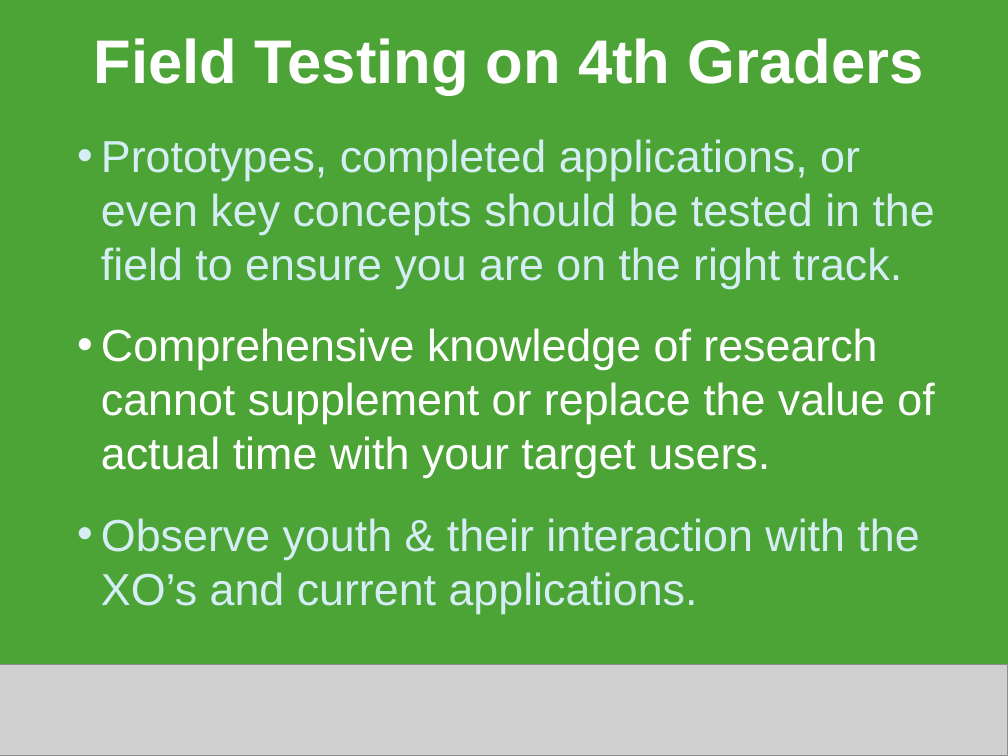
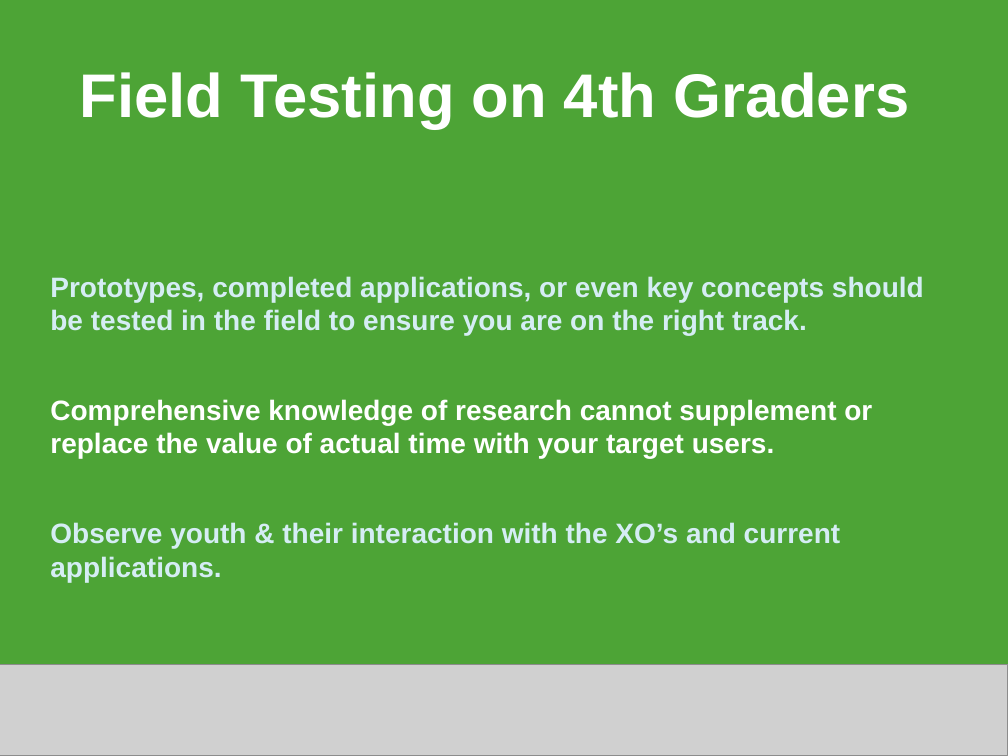
Before and after one commit to decause/hflossk, a slide deck: slide 13 of static/content/OLPCKidsB.ppt. Drawn at 1008x756 pixels with LibreOffice and Linux fonts; fonts in the diff are those of the drawing; grey boxes stand for pictures. Boxes give left, top, right and bottom in pixels: in the first picture for what was removed or moved away, otherwise in the second. Text is boxed around its words. In the diff, an @@ line names an element or a change of style, - is before the commit and + after.

```diff
--- a/static/content/OLPCKidsB.ppt
+++ b/static/content/OLPCKidsB.ppt
@@ title "Field Testing on 4th Graders": place and size @@
-title "Field Testing on 4th Graders" at [94,38,923,95]
+title "Field Testing on 4th Graders" at [80,72,909,129]
@@ title "Field Testing on 4th Graders" at [80,72,909,129]: alignment left to centre; vertical alignment top to middle @@
@@ subtitle "Prototypes, completed applications, or even ...": place and size @@
-subtitle "Prototypes, completed applications, or even ..." at [101,139,935,613]
+subtitle "Prototypes, completed applications, or even ..." at [50,276,924,582]
@@ subtitle "Prototypes, completed applications, or even ..." at [50,276,924,582]: size 32 to 20 pt, bold on; bullet • to none; less space between paragraphs; vertical alignment top to middle @@
```
Also in this commit, not shown: 16 other slides changed, 2 slides added, 3 slides removed.
